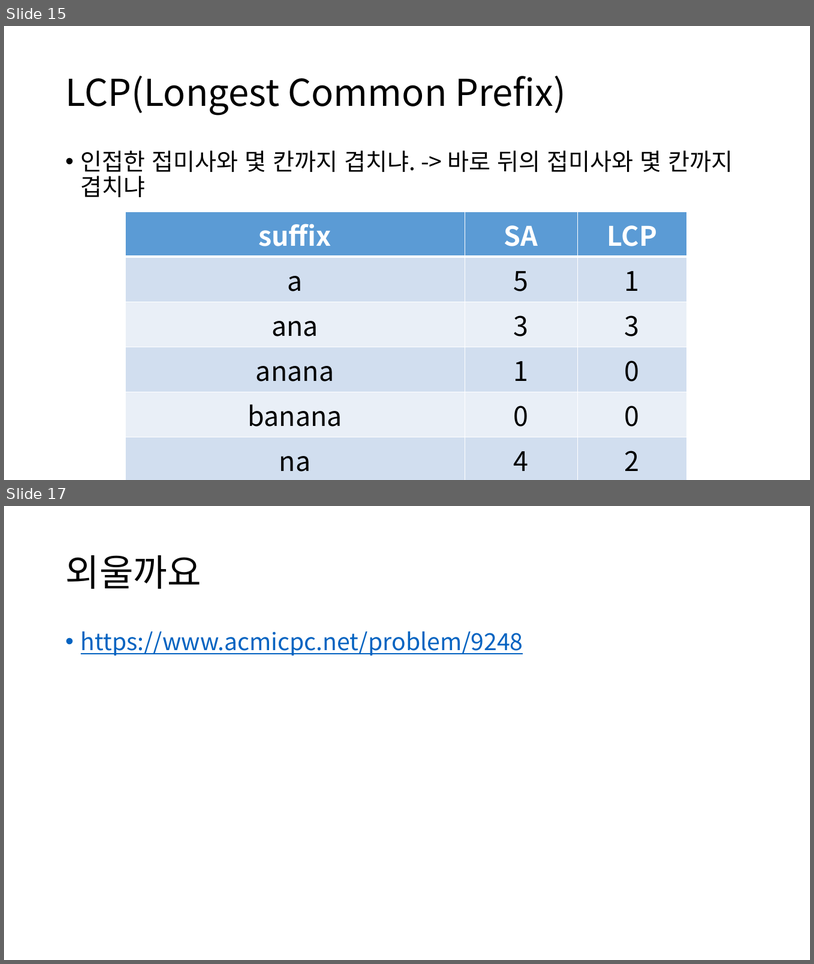
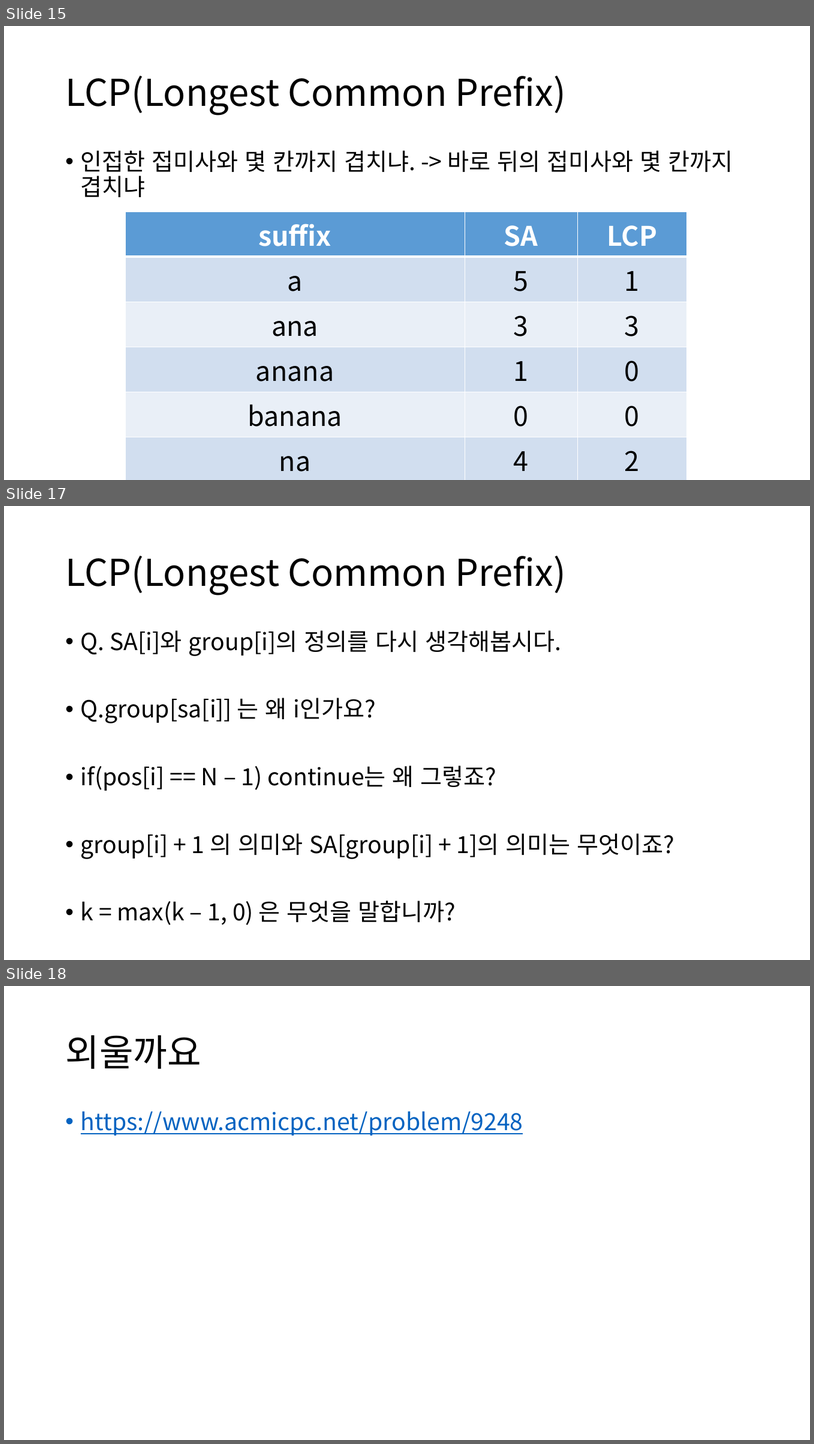
Before and after one commit to ALGOSOPT/algosopt, a slide deck: Chapter20/접미사배열ppt.pptx. Shown one above the other, each under a label of ours: slides 15 and 17 before the commit, slides 15, 17 and 18 after it; the slides between them are not shown. The pictures are 814x964 and 814x1444 pixels, drawn with LibreOffice and Linux fonts; fonts in the diff are those of the drawing. Boxes give left, top, right and bottom in pixels: in the first picture for what was removed or moved away, otherwise in the second. Text is boxed around its words. In the diff, an @@ line names an element or a change of style, - is before the commit and + after.

```diff
--- a/Chapter20/접미사배열ppt.pptx
+++ b/Chapter20/접미사배열ppt.pptx
@@ slide 17 added at (4,506,810,960), background #FFFFFF @@
@@ title added at (65,556,567,595), 44 pt, text #000000 @@
+LCP(Longest Common Prefix)
@@ text added at (81,630,675,925), 28 pt, text #000000 @@
+• Q. SA[i]와 group[i]의 정의를 다시 생각해봅시다.
+• Q.group[sa[i]] 는 왜 i인가요?
+• if(pos[i] == N – 1) continue는 왜 그렇죠?
+• group[i] + 1 의 의미와 SA[group[i] + 1]의 의미는 무엇이죠?
+• k = max(k – 1, 0) 은 무엇을 말합니까?
@@ what was slide 17 is now slide 18 @@
```
Also in this commit, not shown: 3 slides changed, 1 other file.
